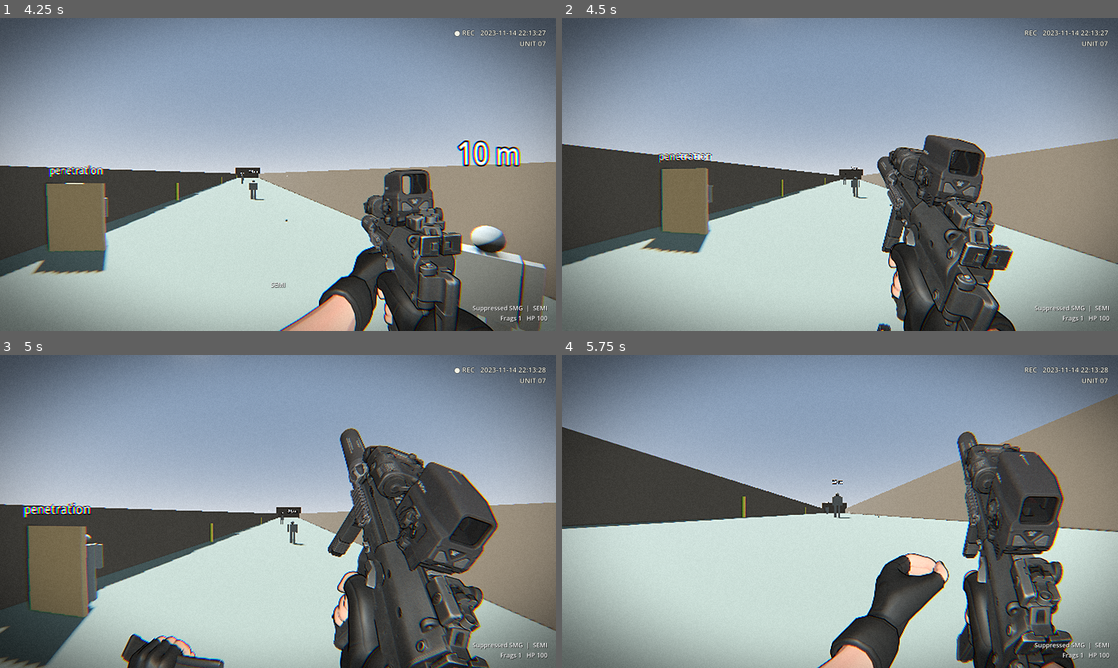
Above: before the commit, frames 1-4 (two rows, left to right).
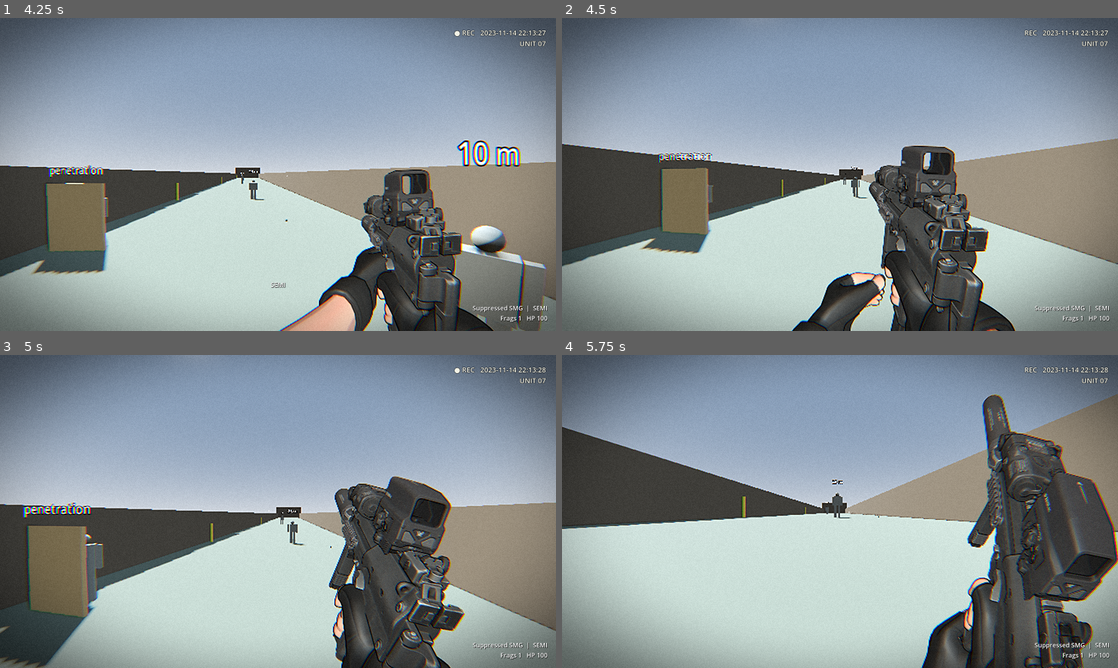
Above: after the commit, the same moments.

Repository: needlehead/DW-TACTICAL-SHOOTER-DEEPSEEK
Game: Godot game, scene res://maps/killhouse.tscn
The game is run twice, just before and just after one commit, with the same random seed, the same clock (stepped at 60 frames per second) and the same inputs.
Inputs (mouse positions are in pixels of both pictures, inside the frame that each line leads up to):
- Up to frame 1 (4.25 s): move the mouse to (305, 174) at 0.52 s; hold Right mouse button (ads) 0.53-1.28 s; hold W (move_forward) from 0.53 s (still down); tap Space (jump) at 0.77, 1.52, 3.02, 3.77 s; move the mouse to (250, 174) at 1.27 s; tap C (crouch) at 1.35 s; move the mouse to (289, 168) at 2.02 s; press the mouse at (289, 168) at 2.03 s; move the mouse to (272, 180) at 2.77 s; release the mouse at (272, 180) at 2.78 s; tap B (fire_mode) at 2.85 s; move the mouse to (316, 177) at 3.52 s; tap G (grenade) at 3.6 s; tap R (reload) at 4.15 s
- Up to frame 2 (4.5 s): keep holding W (move_forward); move the mouse to (795, 171) at 4.27 s; tap F (interact) at 4.35 s
- Up to frame 3 (5 s): keep holding W (move_forward); tap Space (jump) at 4.52 s
- Up to frame 4 (5.75 s): keep holding W (move_forward); move the mouse to (845, 511) at 5.02 s; hold Z (prone) from 5.03 s (still down)

Frame 1 is identical in both runs. In frame 2, 10% of the frame differs, in the area x 41-82%, y 37-100%; in frame 3, 15%; in frame 4, 19%, in the area x 45-100%, y 12-100%.

Commit message:
MP7: fit reload frames to each reload's duration (no frozen last frame, no cut-off empty reload)
Co-Authored-By: Claude Opus 5.5 <noreply@anthropic.com>

Diff:
--- a/weapons/data/smg.tres
+++ b/weapons/data/smg.tres
@@ -75,7 +75,6 @@
 aim_sprites = Array[Texture2D]([ExtResource("a1"), ExtResource("a2"), ExtResource("a3"), ExtResource("a4"), ExtResource("a5")])
 reload_sprites = Array[Texture2D]([ExtResource("r1"), ExtResource("r2"), ExtResource("r3"), ExtResource("r4"), ExtResource("r5"), ExtResource("r6"), ExtResource("r7"), ExtResource("r8"), ExtResource("r9")])
 empty_reload_sprites = Array[Texture2D]([ExtResource("e1"), ExtResource("e2"), ExtResource("e3"), ExtResource("e4"), Ex …(313 unchanged characters)…
-reload_fps = 7.0
 muzzle_uv = Vector2(0.583, 0.506)
 suppressed = true
 vm_size = Vector3(0.06, 0.11, 0.5)
